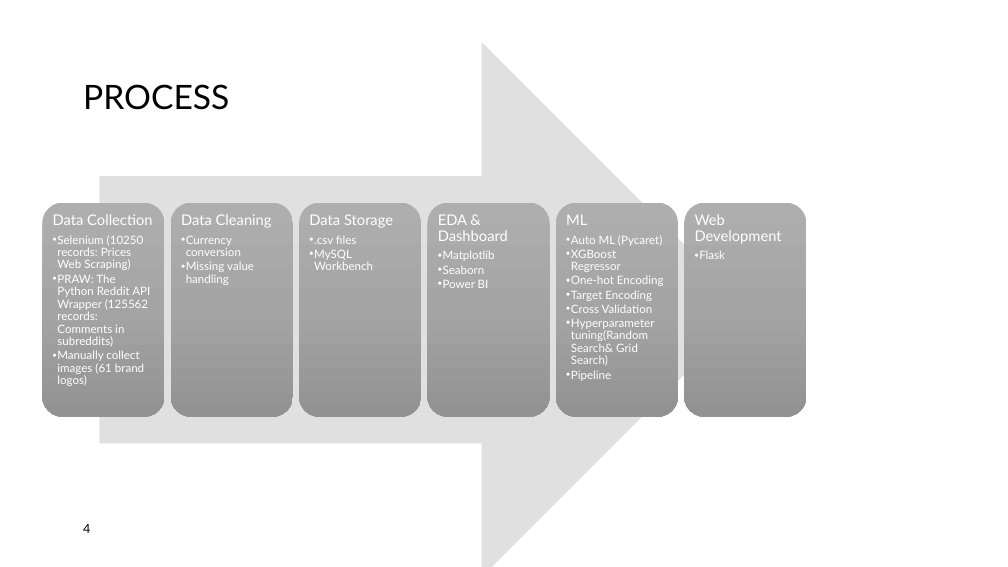
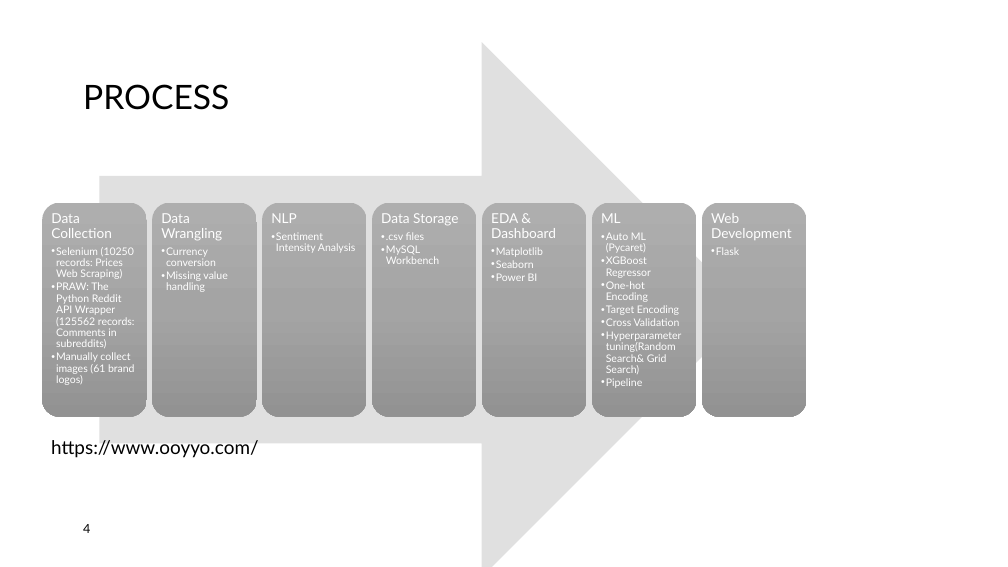
Before and after one commit to RuoxiHou/used_car_price_predictor, a slide deck: slide 4 of Used Car Price Predictor (Europe).pptx. Drawn at 1008x567 pixels with LibreOffice and Linux fonts; fonts in the diff are those of the drawing; background and template pictures are left out. Boxes give left, top, right and bottom in pixels: in the first picture for what was removed or moved away, otherwise in the second. Text is boxed around its words. In the diff, an @@ line names an element or a change of style, - is before the commit and + after.

Commit message:
Presentation slides

```diff
--- a/Used Car Price Predictor (Europe).pptx
+++ b/Used Car Price Predictor (Europe).pptx
@@ rounded rectangle resized from (x1=42, y1=203, x2=165, y2=417) to (x1=42, y1=203, x2=147, y2=417) @@
@@ text "Data Collection" at (x1=51, y1=213, x2=135, y2=385): size 14 to 13 pt in "Data Collection"; size 11 to 10 pt @@
@@ rounded rectangle resized from (x1=171, y1=203, x2=293, y2=417) to (x1=152, y1=203, x2=257, y2=417) @@
@@ text "Data Wrangling" moved from (x1=181, y1=214, x2=272, y2=285) to (x1=161, y1=213, x2=227, y2=292) @@
@@ rounded rectangle resized from (x1=299, y1=203, x2=422, y2=417) to (x1=262, y1=203, x2=368, y2=417) @@
@@ rounded rectangle added at (x1=372, y1=203, x2=477, y2=417), fill gradient #AFAFAF to #A5A5A5 to #939393 @@
@@ text "Data Storage" moved from (x1=309, y1=214, x2=393, y2=270) to (x1=381, y1=213, x2=458, y2=264) @@
@@ text "Data Storage" at (x1=381, y1=213, x2=458, y2=264): size 14 to 13 pt in "Data Storage"; size 11 to 10 pt in ".csv files", "MySQL Workbench" @@
@@ rounded rectangle resized from (x1=427, y1=203, x2=550, y2=417) to (x1=482, y1=203, x2=588, y2=417) @@
@@ text "EDA & Dashboard" moved from (x1=438, y1=214, x2=508, y2=288) to (x1=491, y1=213, x2=556, y2=281) @@
@@ text "EDA & Dashboard" at (x1=491, y1=213, x2=556, y2=281): size 14 to 13 pt in "EDA & Dashboard"; size 11 to 10 pt in "Matplotlib", "Seaborn", "Power BI" @@
@@ rounded rectangle resized from (x1=556, y1=203, x2=678, y2=417) to (x1=592, y1=203, x2=697, y2=417) @@
@@ text "ML" moved from (x1=566, y1=214, x2=664, y2=381) to (x1=601, y1=213, x2=682, y2=388) @@
@@ text "ML" at (x1=601, y1=213, x2=682, y2=388): size 14 to 13 pt in "ML"; size 11 to 10 pt @@
@@ rounded rectangle resized from (x1=684, y1=203, x2=807, y2=417) to (x1=702, y1=203, x2=807, y2=417) @@
@@ text "Web Development" moved from (x1=695, y1=214, x2=782, y2=259) to (x1=711, y1=213, x2=792, y2=255) @@
@@ text "Web Development" at (x1=711, y1=213, x2=792, y2=255): size 14 to 13 pt in "Web Development"; size 11 to 10 pt in "Flask" @@
@@ text at (x1=161, y1=213, x2=222, y2=240): text changed; size 14 to 13 pt @@
-Data Cleaning
+Data Wrangling
@@ text added at (x1=271, y1=213, x2=355, y2=253), 10 pt, text #FFFFFF @@
+NLP
+  • Sentiment Intensity Analysis
@@ text at (x1=166, y1=247, x2=227, y2=292): size 11 to 10 pt in "Currency conversion", "Missing value handling" @@
@@ text added at (x1=51, y1=440, x2=258, y2=458), 18 pt, text #000000 @@
+https://www.ooyyo.com/
```
Also in this commit, not shown: 1 slide removed.
